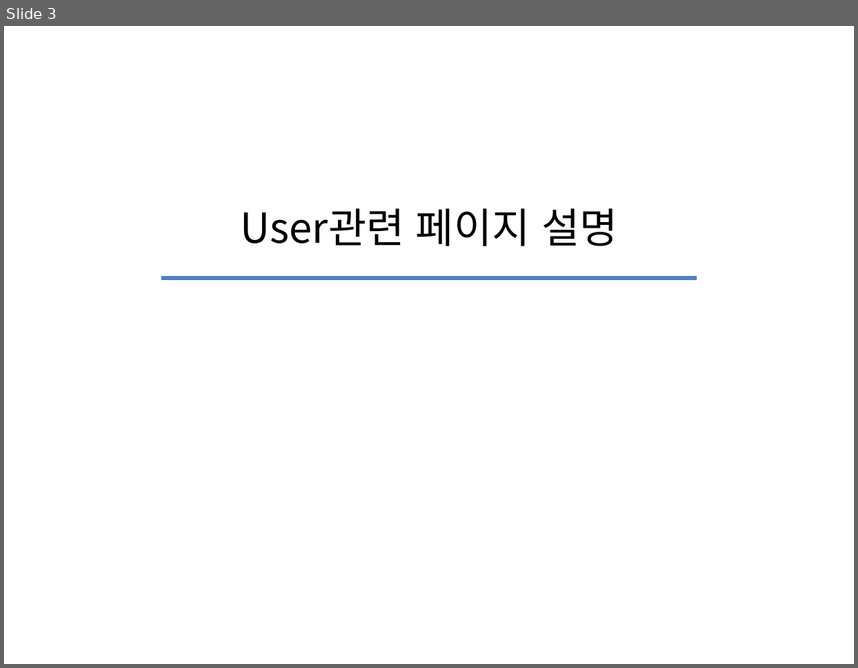
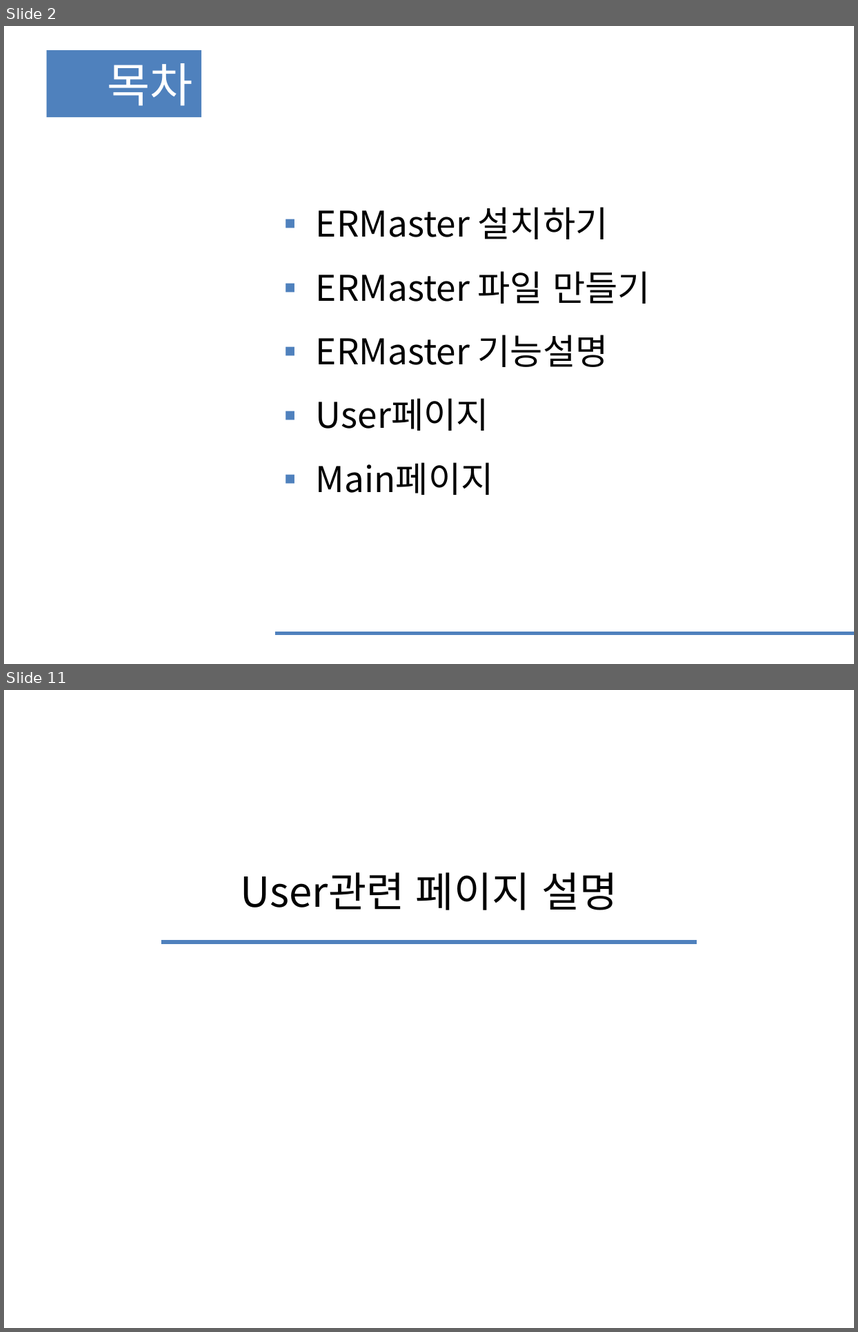
Before and after one commit to moon70717/iot_spring, a slide deck: iot_spring2/src/main/webapp/WEB-INF/views/db/main/iot_study2.pptx. Shown one above the other, each under a label of ours: slide 3 before the commit, slides 2 and 11 after it; the slides between them are not shown. The pictures are 858x668 and 858x1332 pixels, drawn with LibreOffice and Linux fonts; fonts in the diff are those of the drawing. Boxes give left, top, right and bottom in pixels: in the first picture for what was removed or moved away, otherwise in the second. Text is boxed around its words. In the diff, an @@ line names an element or a change of style, - is before the commit and + after.

```diff
--- a/iot_spring2/src/main/webapp/WEB-INF/views/db/main/iot_study2.pptx
+++ b/iot_spring2/src/main/webapp/WEB-INF/views/db/main/iot_study2.pptx
@@ slide 2 added at (x1=4, y1=26, x2=854, y2=664), background #FFFFFF @@
@@ title added at (x1=47, y1=51, x2=201, y2=118), fill #4F81BD, 39.6 pt, text #FFFFFF @@
+목차
@@ text added at (x1=316, y1=207, x2=651, y2=495), 30 pt, text #000000 @@
+▪ ERMaster 설치하기
+▪ ERMaster 파일 만들기
+▪ ERMaster 기능설명
+▪ User페이지
+▪ Main페이지
@@ line added from (275, 633) to (854, 633), #4F81BD 3 pt @@
@@ what was slide 3 is now slide 11 @@
```
Also in this commit, not shown: 1 slide changed, 8 other slides added, 1 slide removed, 6 other files.
